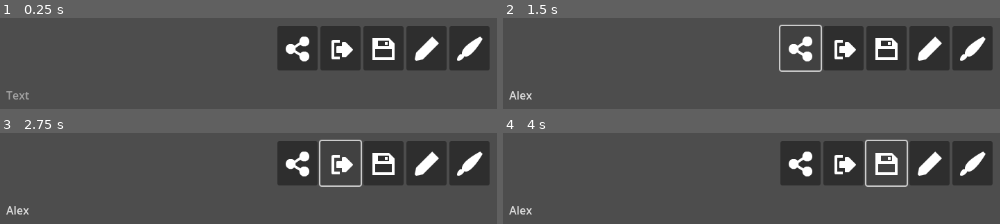
Above: before the commit, frames 1-4 (two rows, left to right).
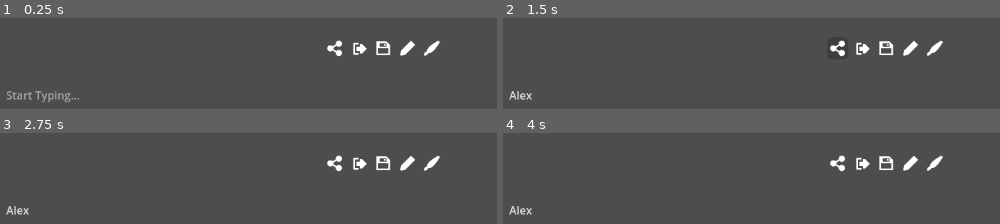
Above: after the commit, the same moments.

Repository: Username4D/nootnotes
Game: Godot game, scene res://scenes/view.tscn
Same seed, same stepped clock (60 frames per second), same inputs: the game is played once before the commit and once after it. Before the commit the project has no main scene; this scene is started directly in both runs.
Inputs (mouse positions are in pixels of both pictures, inside the frame that each line leads up to; where the layout moved, square brackets give the same spot in the first picture):
- Up to frame 1 (0.25 s): no input
- Up to frame 2 (1.5 s): click (outside the picture) at 0.52 s; type "Alex" at 0.6 s; click (835, 48) [801, 48] at 1.25 s
- Up to frame 3 (2.75 s): click (342, 163) at 2.02 s
- Up to frame 4 (4 s): click (885, 163) at 2.77 s; click (885, 163) at 3.52 s

The runs differ from the first frame. In frame 1, 19% of the frame differs, in the area x 1-99%, y 8-93%; in frame 2, 16%; in frame 3, 16%; in frame 4, 16%.

Commit message:
Added functionality to navbar

Diff:
--- /dev/null
+++ b/Resources/editor_theme.tres
@@ -0,0 +1,32 @@
+[gd_resource type="Theme" load_steps=7 format=3 uid="uid://ctl5gy4ojdsta"]
+
+[sub_resource type="StyleBoxFlat" id="StyleBoxFlat_kj48e"]
+bg_color = Color(0, 0, 0, 0.0588235)
+
+[sub_resource type="StyleBoxEmpty" id="StyleBoxEmpty_prn8y"]
+
+[sub_resource type="StyleBoxEmpty" id="StyleBoxEmpty_kj48e"]
+
+[sub_resource type="StyleBoxEmpty" id="StyleBoxEmpty_odq8w"]
+
+[sub_resource type="StyleBoxEmpty" id="StyleBoxEmpty_odnvl"]
+
+[sub_resource type="StyleBoxFlat" id="StyleBoxFlat_prn8y"]
+content_margin_left = 4.0
+content_margin_top = 4.0
+content_margin_right = 4.0
+content_margin_bottom = 4.0
+bg_color = Color(0, 0, 0, 0.196078)
+corner_radius_top_left = 8
+corner_radius_top_right = 8
+corner_radius_bottom_right = 8
+corner_radius_bottom_left = 8
+
+[resource]
+Button/constants/icon_max_width = 31
+Button/styles/active = SubResource("StyleBoxFlat_kj48e")
+Button/styles/disabled = SubResource("StyleBoxEmpty_prn8y")
+Button/styles/focus = SubResource("StyleBoxEmpty_kj48e")
+Button/styles/hover = SubResource("StyleBoxEmpty_odq8w")
+Button/styles/normal = SubResource("StyleBoxEmpty_odnvl")
+Button/styles/pressed = SubResource("StyleBoxFlat_prn8y")
--- /dev/null
+++ b/Scripts/navbar.gd
@@ -0,0 +1 @@
+extends HBoxContainer
--- /dev/null
+++ b/Scripts/ui_handler.gd
@@ -0,0 +1,3 @@
+extends Node
+
+var mode = "type"
--- a/project.godot
+++ b/project.godot
@@ -11,8 +11,13 @@
 [application]
 
 config/name="NootNotes"
+run/main_scene="uid://cuiu1dc13ohg5"
 config/features=PackedStringArray("4.4")
+
+[autoload]
+
+UiHandler="*res://Scripts/ui_handler.gd"
 
 [editor_plugins]
 
-enabled=PackedStringArray("res://addons/SmoothScroll/plugin.cfg", "res://addons/Todo_Manager/plugin.cfg", "res://addons/godot_super-wakatime/plugin.cfg")
+enabled=PackedStringArray()
--- a/scenes/button.tscn
+++ b/scenes/button.tscn
@@ -1,5 +1,6 @@
-[gd_scene load_steps=3 format=3 uid="uid://c1g3lx3kyw10u"]
+[gd_scene load_steps=4 format=3 uid="uid://c1g3lx3kyw10u"]
 
+[ext_resource type="Theme" uid="uid://ctl5gy4ojdsta" path="res://Resources/editor_theme.tres" id="1_0kpiu"]
 [ext_resource type="Texture2D" uid="uid://svc4rnlckcg0" path="res://Assets/sheet_white1x.png" id="1_1cmwl"]
 
 [sub_resource type="AtlasTexture" id="AtlasTexture_0kpiu"]
@@ -8,9 +9,12 @@
 region = Rect2(400, 50, 50, 50)
 
 [node name="Button" type="Button"]
-offset_left = -29.0
-offset_top = -29.0
-offset_right = 29.0
-offset_bottom = 29.0
+offset_left = -7.25
+offset_top = -7.25
+offset_right = 50.75
+offset_bottom = 50.75
+scale = Vector2(0.25, 0.25)
+theme = ExtResource("1_0kpiu")
+toggle_mode = true
 icon = SubResource("AtlasTexture_0kpiu")
 icon_alignment = 1
--- /dev/null
+++ b/scenes/navbar.gd
@@ -0,0 +1,14 @@
+extends HBoxContainer
+
+func _ready() -> void:
+	$share.pressed.connect(mode_button_pressed.bind($share))
+	$exit.pressed.connect(mode_button_pressed.bind($exit))
+	$save.pressed.connect(mode_button_pressed.bind($save))
+	$type.pressed.connect(mode_button_pressed.bind($type))
+	$draw.pressed.connect(mode_button_pressed.bind($draw))
+
+func mode_button_pressed(button):
+	UiHandler.mode = button.name
+	for i in self.get_children():
+		if i != button:
+			i.button_pressed = false
--- a/scenes/navbar.tscn
+++ b/scenes/navbar.tscn
@@ -1,6 +1,7 @@
-[gd_scene load_steps=9 format=3 uid="uid://bulxy2b3s2r43"]
+[gd_scene load_steps=10 format=3 uid="uid://bulxy2b3s2r43"]
 
-[ext_resource type="PackedScene" uid="uid://c1g3lx3kyw10u" path="res://Scenes/button.tscn" id="1_c2531"]
+[ext_resource type="PackedScene" uid="uid://c1g3lx3kyw10u" path="res://scenes/button.tscn" id="1_c2531"]
+[ext_resource type="Script" uid="uid://h10dvq2ksi1y" path="res://scenes/navbar.gd" id="1_ffrot"]
 [ext_resource type="Texture2D" uid="uid://svc4rnlckcg0" path="res://Assets/sheet_white1x.png" id="2_ffrot"]
 [ext_resource type="Texture2D" uid="uid://cvntfy3cc2ee5" path="res://Assets/expansion_sheet_white1x.png" id="3_0ulrk"]
 
@@ -30,26 +31,29 @@
 region = Rect2(50, 100, 50, 50)
 
 [node name="navbar" type="HBoxContainer"]
+clip_contents = true
 offset_right = 1152.0
-offset_bottom = 64.0
+offset_bottom = 32.0
 alignment = 1
+script = ExtResource("1_ffrot")
 
 [node name="share" parent="." instance=ExtResource("1_c2531")]
 layout_mode = 2
 icon = SubResource("AtlasTexture_c3nad")
 
-[node name="Button2" parent="." instance=ExtResource("1_c2531")]
+[node name="exit" parent="." instance=ExtResource("1_c2531")]
 layout_mode = 2
 icon = SubResource("AtlasTexture_aa4wl")
 
-[node name="Button3" parent="." instance=ExtResource("1_c2531")]
+[node name="save" parent="." instance=ExtResource("1_c2531")]
 layout_mode = 2
 icon = SubResource("AtlasTexture_8r8lr")
 
-[node name="Button4" parent="." instance=ExtResource("1_c2531")]
+[node name="type" parent="." instance=ExtResource("1_c2531")]
 layout_mode = 2
 icon = SubResource("AtlasTexture_gx2fs")
 
-[node name="Button5" parent="." instance=ExtResource("1_c2531")]
+[node name="draw" parent="." instance=ExtResource("1_c2531")]
 layout_mode = 2
+toggle_mode = true
 icon = SubResource("AtlasTexture_tbv1c")
--- a/scenes/text_box.tscn
+++ b/scenes/text_box.tscn
@@ -25,5 +25,5 @@
 theme_override_styles/normal = SubResource("StyleBoxEmpty_ac4ai")
 theme_override_styles/focus = SubResource("StyleBoxEmpty_nwibb")
 theme_override_styles/read_only = SubResource("StyleBoxEmpty_0kxgl")
-placeholder_text = "Text"
+placeholder_text = "Start Typing..."
 scroll_smooth = true
--- a/scenes/view.tscn
+++ b/scenes/view.tscn
@@ -1,7 +1,7 @@
 [gd_scene load_steps=3 format=3 uid="uid://cuiu1dc13ohg5"]
 
-[ext_resource type="PackedScene" uid="uid://bulxy2b3s2r43" path="res://Scenes/navbar.tscn" id="1_05um8"]
-[ext_resource type="PackedScene" uid="uid://tv7mkv6amtfn" path="res://Scenes/text_box.tscn" id="2_56gac"]
+[ext_resource type="PackedScene" uid="uid://bulxy2b3s2r43" path="res://scenes/navbar.tscn" id="1_05um8"]
+[ext_resource type="PackedScene" uid="uid://tv7mkv6amtfn" path="res://scenes/text_box.tscn" id="2_56gac"]
 
 [node name="view" type="Control"]
 layout_mode = 3
@@ -13,8 +13,8 @@
 
 [node name="navbar" parent="." instance=ExtResource("1_05um8")]
 layout_mode = 0
-offset_top = 16.0
-offset_bottom = 80.0
+offset_top = 32.0
+offset_bottom = 64.0
 
 [node name="TextEdit" parent="." instance=ExtResource("2_56gac")]
 layout_mode = 0
Not shown, added: Scripts/navbar.gd.uid
Not shown, added: Scripts/ui_handler.gd.uid
Not shown, added: scenes/navbar.gd.uid
Not shown, changed: .gitignore
Not shown, added: LICENSE
